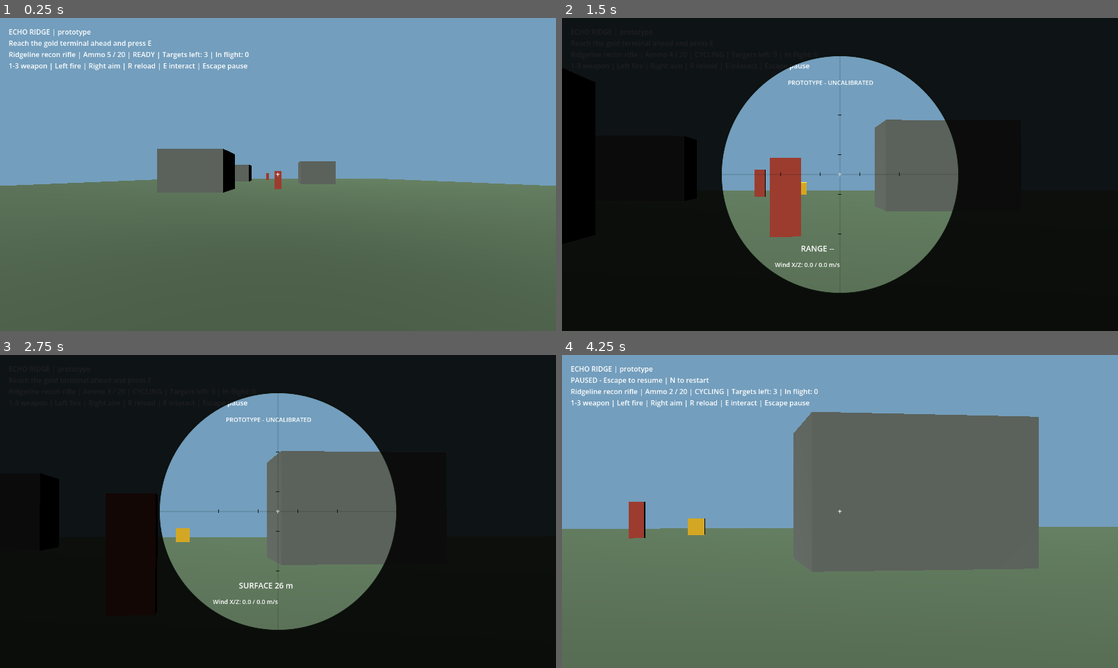
Above: before the commit, frames 1-4 (two rows, left to right).
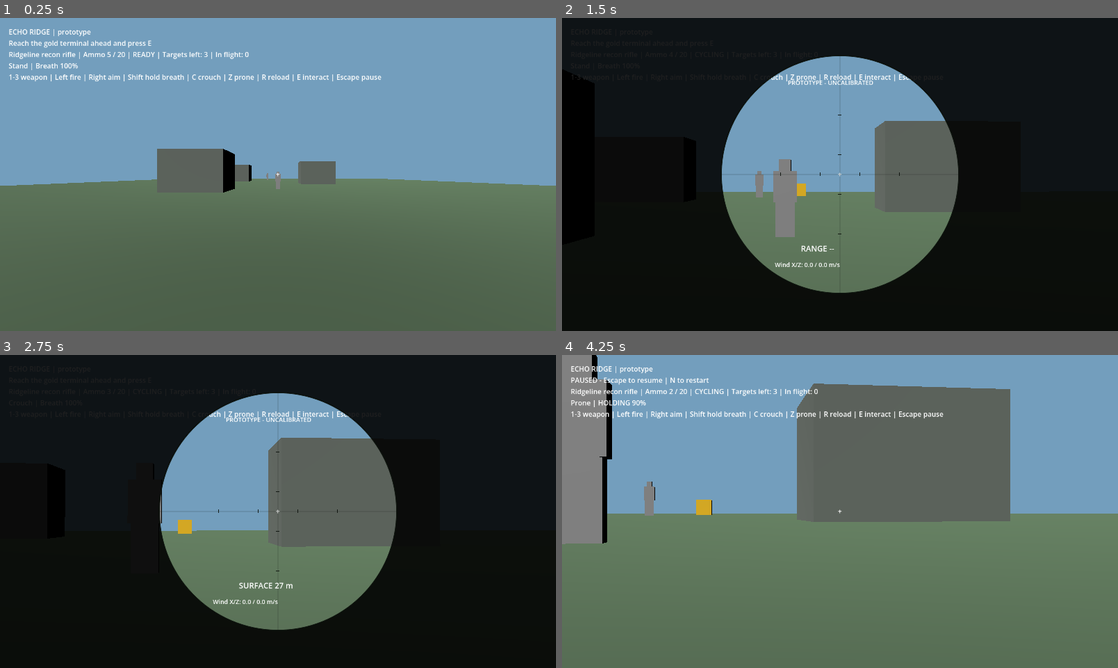
Above: after the commit, the same moments.

Repository: adam656677-oss/sniper
Game: Godot game, scene res://main.tscn
Two runs of this game, one before a commit and one after it. Both use one fixed random seed, a clock stepped at 60 frames per second and the inputs below.
Inputs (mouse positions are in pixels of both pictures, inside the frame that each line leads up to):
- Up to frame 1 (0.25 s): no input
- Up to frame 2 (1.5 s): tap E (interact) at 0.5, 1.25 s; move the mouse to (867, 174) at 0.52 s; hold Right mouse button (aim) 0.53-1.28 s; hold W (move_forward) from 0.53 s (still down); click (867, 174) at 0.8 s; move the mouse to (812, 174) at 1.27 s; click (812, 174) at 1.35 s
- Up to frame 3 (2.75 s): keep holding W (move_forward); tap E (interact) at 1.55, 2 s; move the mouse to (289, 505) at 2.02 s; hold E (interact) from 2.03 s (still down); click (289, 505) at 2.17 s; tap C (crouch, bound only after the commit) at 2.3 s
- Up to frame 4 (4.25 s): keep holding W (move_forward); move the mouse to (834, 517) at 2.77 s; release E (interact) at 2.78 s; tap C (crouch, bound only after the commit) at 2.85 s; click (834, 517) at 2.92 s; tap Shift (hold_breath, bound only after the commit) at 3.05 s; tap E (interact) at 3.5 s; move the mouse to (878, 514) at 3.52 s; hold Shift (hold_breath, bound only after the commit) from 3.53 s (still down); click (878, 514) at 3.67 s; tap Z (prone, bound only after the commit) at 3.8 s; tap Escape (pause) at 4.15 s

The runs differ from the first frame. In frame 1, 1.0% of the frame differs, in the area x 1-69%, y 14-55%; in frame 2, 2.0%; in frame 3, 2.7%; in frame 4, 19%, in the area x 0-100%, y 0-67%.

Commit message:
Add stances, breath-hold sway and hit zones; CI runs the validation script
Checklist items 1.3, 1.4 and 1.7. Player gains a Head pivot and stand,
crouch and prone stances with collider height, eye height, speed and sway
multipliers. AimSway models breath capacity, hold, exhaustion and recovery
and feeds a noise-driven camera offset while aiming. TargetDummy carries
head, torso and limb collision shapes with per-zone damage multipliers;
the weapon rig passes shape index and damage through to the level. The
test range targets are dummy instances. Two new suites (aim, targets).
The build workflow now calls scripts/validate.sh --export so CI and local
validation are one script and every suite in tests/ runs.

Co-Authored-By: Claude Fable 5.1 <noreply@anthropic.com>
Claude-Session: https://claude.ai/code/session_01Eowivxxx5e3dLJLdS68ERi

Diff:
--- a/main.tscn
+++ b/main.tscn
@@ -6,6 +6,7 @@
 [ext_resource type="Script" path="res://scenes/weapons/weapon_rig.gd" id="4"]
 [ext_resource type="Script" path="res://scenes/ui/hud.gd" id="5"]
 [ext_resource type="Script" path="res://scope_overlay.gd" id="6"]
+[ext_resource type="Script" path="res://scenes/weapons/aim_sway.gd" id="7"]
 
 [node name="Mission" type="Node3D"]
 script = ExtResource("1")
@@ -17,6 +18,9 @@
 
 [node name="WeaponRig" type="Node" parent="."]
 script = ExtResource("4")
+
+[node name="AimSway" type="Node" parent="."]
+script = ExtResource("7")
 
 [node name="HUDLayer" type="CanvasLayer" parent="."]
 
--- a/mission.gd
+++ b/mission.gd
@@ -7,6 +7,7 @@
 @onready var player: Player = $Player
 @onready var weapon: WeaponRig = $WeaponRig
 @onready var hud: Label = $HUDLayer/HUD
+@onready var sway: AimSway = $AimSway
 var camera: Camera3D
 
 func _ready() -> void:
@@ -51,6 +52,10 @@
 		weapon.select_weapon(1)
 	elif event.is_action_pressed("weapon_3"):
 		weapon.select_weapon(2)
+	elif event.is_action_pressed("crouch"):
+		player.toggle_stance(Player.Stance.CROUCH)
+	elif event.is_action_pressed("prone"):
+		player.toggle_stance(Player.Stance.PRONE)
 	elif Input.mouse_mode == Input.MOUSE_MODE_CAPTURED:
 		if event.is_action_pressed("fire"):
 			weapon.fire_weapon()
@@ -63,12 +68,30 @@
 		objective = "MISSION COMPLETE - N to restart"
 	elif GameState.paused:
 		objective = "PAUSED - Escape to resume | N to restart"
-	hud.text = "ECHO RIDGE | prototype\n%s\n%s | Ammo %d / %d | %s | Targets left: %d | In flight: %d\n1-3 weapon | Left fire | Right aim | R reload | E interact | Escape pause" % [
-		objective, weapon.profile().display_name, weapon.ammo, weapon.reserve_ammo, weapon.status_text(), level.targets.size(), weapon.projectiles.size()]
+	var stance_name: String = Player.Stance.keys()[player.stance].capitalize()
+	var breath := "Breath %d%%" % int(round(sway.breath_fraction() * 100.0))
+	if sway.exhausted:
+		breath = "WINDED"
+	elif sway.holding:
+		breath = "HOLDING %d%%" % int(round(sway.breath_fraction() * 100.0))
+	hud.text = "ECHO RIDGE | prototype\n%s\n%s | Ammo %d / %d | %s | Targets left: %d | In flight: %d\n%s | %s\n1-3 weapon | Left fire | Right aim | Shift hold breath | C crouch | Z prone | R reload | E interact | Escape pause" % [
+		objective, weapon.profile().display_name, weapon.ammo, weapon.reserve_ammo, weapon.status_text(), level.targets.size(), weapon.projectiles.size(), stance_name, breath]
+
+func is_aiming() -> bool:
+	return camera.fov < 70.0
+
+func advance_sway(delta: float) -> void:
+	sway.stance_multiplier = player.sway_multiplier()
+	if GameState.simulation_active():
+		sway.set_holding(is_aiming() and Input.is_action_pressed("hold_breath"))
+		sway.advance(delta)
+	var offset := sway.offset_degrees() if is_aiming() and GameState.simulation_active() else Vector2.ZERO
+	camera.rotation_degrees = Vector3(offset.y, offset.x, 0.0)
 
 func _physics_process(delta: float) -> void:
 	weapon.advance_weapon(delta)
 	weapon.advance_projectiles(delta)
+	advance_sway(delta)
 	if GameState.finished:
 		weapon.projectiles.clear()
 	update_hud()
--- a/project.godot
+++ b/project.godot
@@ -70,3 +70,15 @@
 "deadzone": 0.5,
 "events": [Object(InputEventKey,"resource_local_to_scene":false,"resource_name":"","device":-1,"window_id":0,"alt_press …(191 unchanged characters)…
 }
+crouch={
+"deadzone": 0.5,
+"events": [Object(InputEventKey,"resource_local_to_scene":false,"resource_name":"","device":-1,"window_id":0,"alt_pressed":false,"shift_pressed":false,"ctrl_pressed":false,"meta_pressed":false,"pressed":false,"keycode":67,"physical_keycode":0,"key_label":0,"unicode":0,"location":0,"echo":false,"script":null)]
+}
+prone={
+"deadzone": 0.5,
+"events": [Object(InputEventKey,"resource_local_to_scene":false,"resource_name":"","device":-1,"window_id":0,"alt_pressed":false,"shift_pressed":false,"ctrl_pressed":false,"meta_pressed":false,"pressed":false,"keycode":90,"physical_keycode":0,"key_label":0,"unicode":0,"location":0,"echo":false,"script":null)]
+}
+hold_breath={
+"deadzone": 0.5,
+"events": [Object(InputEventKey,"resource_local_to_scene":false,"resource_name":"","device":-1,"window_id":0,"alt_pressed":false,"shift_pressed":false,"ctrl_pressed":false,"meta_pressed":false,"pressed":false,"keycode":4194325,"physical_keycode":0,"key_label":0,"unicode":0,"location":0,"echo":false,"script":null)]
+}
--- a/scenes/levels/test_range.gd
+++ b/scenes/levels/test_range.gd
@@ -16,12 +16,25 @@
 	RenderingServer.set_default_clear_color(clear_color)
 	for child in $Targets.get_children():
 		if child is StaticBody3D:
-			targets.append(child)
+			register_target(child)
 
-func on_body_hit(body: Node3D) -> void:
+func register_target(body: StaticBody3D) -> void:
+	targets.append(body)
+	if body.has_signal("died") and not body.died.is_connected(on_target_died):
+		body.died.connect(on_target_died)
+
+func on_target_died(body: Node3D) -> void:
 	if body in targets:
 		targets.erase(body)
 		body.queue_free()
+
+func on_body_hit(body: Node3D, shape_index: int = -1, damage: float = 0.0) -> void:
+	if body == null:
+		return
+	if body.has_method("take_hit"):
+		body.take_hit(shape_index, damage)
+	elif body in targets:
+		on_target_died(body)
 
 func near_terminal(point: Vector3) -> bool:
 	return point.distance_to(terminal_point) < INTERACT_DISTANCE
--- a/scenes/levels/test_range.tscn
+++ b/scenes/levels/test_range.tscn
@@ -1,6 +1,7 @@
-[gd_scene load_steps=17 format=3]
+[gd_scene load_steps=15 format=3]
 
 [ext_resource type="Script" path="res://scenes/levels/test_range.gd" id="1"]
+[ext_resource type="PackedScene" path="res://scenes/targets/target_dummy.tscn" id="2"]
 
 [sub_resource type="BoxMesh" id="ground_mesh"]
 size = Vector3(80, 1, 100)
@@ -19,15 +20,6 @@
 
 [sub_resource type="StandardMaterial3D" id="cover_mat"]
 albedo_color = Color(0.4, 0.43, 0.4, 1)
-
-[sub_resource type="BoxMesh" id="target_mesh"]
-size = Vector3(0.8, 2, 0.6)
-
-[sub_resource type="BoxShape3D" id="target_shape"]
-size = Vector3(0.8, 2, 0.6)
-
-[sub_resource type="StandardMaterial3D" id="target_mat"]
-albedo_color = Color(0.7, 0.25, 0.18, 1)
 
 [sub_resource type="BoxMesh" id="terminal_mesh"]
 size = Vector3(1, 1, 1)
@@ -96,35 +88,14 @@
 [node name="Collision" type="CollisionShape3D" parent="Cover3"]
 shape = SubResource("cover_shape")
 
-[node name="Target1" type="StaticBody3D" parent="Targets"]
+[node name="Target1" parent="Targets" instance=ExtResource("2")]
 transform = Transform3D(1, 0, 0, 0, 1, 0, 0, 0, 1, 0, 1, -20)
 
-[node name="Mesh" type="MeshInstance3D" parent="Targets/Target1"]
-mesh = SubResource("target_mesh")
-material_override = SubResource("target_mat")
-
-[node name="Collision" type="CollisionShape3D" parent="Targets/Target1"]
-shape = SubResource("target_shape")
-
-[node name="Target2" type="StaticBody3D" parent="Targets"]
+[node name="Target2" parent="Targets" instance=ExtResource("2")]
 transform = Transform3D(1, 0, 0, 0, 1, 0, 0, 0, 1, 12, 1, -42)
 
-[node name="Mesh" type="MeshInstance3D" parent="Targets/Target2"]
-mesh = SubResource("target_mesh")
-material_override = SubResource("target_mat")
-
-[node name="Collision" type="CollisionShape3D" parent="Targets/Target2"]
-shape = SubResource("target_shape")
-
-[node name="Target3" type="StaticBody3D" parent="Targets"]
+[node name="Target3" parent="Targets" instance=ExtResource("2")]
 transform = Transform3D(1, 0, 0, 0, 1, 0, 0, 0, 1, -3, 1, -55)
-
-[node name="Mesh" type="MeshInstance3D" parent="Targets/Target3"]
-mesh = SubResource("target_mesh")
-material_override = SubResource("target_mat")
-
-[node name="Collision" type="CollisionShape3D" parent="Targets/Target3"]
-shape = SubResource("target_shape")
 
 [node name="Terminal" type="StaticBody3D" parent="."]
 transform = Transform3D(1, 0, 0, 0, 1, 0, 0, 0, 1, 0, 0.5, -60)
--- a/scenes/player/player.gd
+++ b/scenes/player/player.gd
@@ -1,22 +1,49 @@
 class_name Player
 extends CharacterBody3D
 
-# First-person player body. Movement and look only; weapons live in WeaponRig.
+# First-person player body: movement, look and stance. Weapons live in WeaponRig.
 
-const WALK_SPEED := 5.0
+enum Stance { STAND, CROUCH, PRONE }
+
 const GRAVITY := 20.0
 const FALL_RESET_Y := -15.0
 const LOOK_SENSITIVITY := 0.002
 const SCOPED_SENSITIVITY := 0.0007
 const PITCH_LIMIT := 1.4
+const STANCE_HEIGHT := {Stance.STAND: 1.8, Stance.CROUCH: 1.2, Stance.PRONE: 0.6}
+const STANCE_EYE_HEIGHT := {Stance.STAND: 0.65, Stance.CROUCH: 0.35, Stance.PRONE: 0.05}
+const STANCE_SPEED := {Stance.STAND: 5.0, Stance.CROUCH: 2.5, Stance.PRONE: 1.0}
+const STANCE_SWAY := {Stance.STAND: 1.0, Stance.CROUCH: 0.6, Stance.PRONE: 0.3}
 
-@onready var camera: Camera3D = $Camera3D
+@onready var head: Node3D = $Head
+@onready var camera: Camera3D = $Head/Camera3D
+@onready var collider: CollisionShape3D = $Collision
 var spawn_point := Vector3(0, 1, 3)
+var stance := Stance.STAND
 
 func look(relative: Vector2) -> void:
 	var sensitivity := SCOPED_SENSITIVITY if camera.fov < 30.0 else LOOK_SENSITIVITY
 	rotate_y(-relative.x * sensitivity)
-	camera.rotation.x = clampf(camera.rotation.x - relative.y * sensitivity, -PITCH_LIMIT, PITCH_LIMIT)
+	head.rotation.x = clampf(head.rotation.x - relative.y * sensitivity, -PITCH_LIMIT, PITCH_LIMIT)
+
+func set_stance(value: Stance) -> bool:
+	if not GameState.simulation_active() or not STANCE_HEIGHT.has(value):
+		return false
+	stance = value
+	var capsule := collider.shape as CapsuleShape3D
+	if capsule:
+		capsule.height = STANCE_HEIGHT[value]
+	head.position.y = STANCE_EYE_HEIGHT[value]
+	return true
+
+func toggle_stance(value: Stance) -> bool:
+	return set_stance(Stance.STAND if stance == value else value)
+
+func move_speed() -> float:
+	return STANCE_SPEED[stance]
+
+func sway_multiplier() -> float:
+	return STANCE_SWAY[stance]
 
 func respawn() -> void:
 	position = spawn_point
@@ -34,8 +61,8 @@
 		input.x = Input.get_action_strength("move_right") - Input.get_action_strength("move_left")
 		input.z = Input.get_action_strength("move_back") - Input.get_action_strength("move_forward")
 	var direction := basis * input.normalized()
-	velocity.x = direction.x * WALK_SPEED
-	velocity.z = direction.z * WALK_SPEED
+	velocity.x = direction.x * move_speed()
+	velocity.z = direction.z * move_speed()
 	if is_on_floor():
 		velocity.y = 0.0
 	else:
--- a/scenes/player/player.tscn
+++ b/scenes/player/player.tscn
@@ -12,7 +12,9 @@
 [node name="Collision" type="CollisionShape3D" parent="."]
 shape = SubResource("capsule")
 
-[node name="Camera3D" type="Camera3D" parent="."]
+[node name="Head" type="Node3D" parent="."]
 transform = Transform3D(1, 0, 0, 0, 1, 0, 0, 0, 1, 0, 0.65, 0)
+
+[node name="Camera3D" type="Camera3D" parent="Head"]
 current = true
 fov = 75.0
--- /dev/null
+++ b/scenes/targets/target_dummy.gd
@@ -0,0 +1,37 @@
+class_name TargetDummy
+extends StaticBody3D
+
+# Shootable dummy with hit zones. Each CollisionShape3D child carries a "zone"
+# metadata string; damage is multiplied per zone. Emits died once.
+
+signal died(target: TargetDummy)
+
+const ZONE_MULTIPLIER := {"head": 10.0, "torso": 1.0, "limb": 0.4}
+
+@export var max_health := 100.0
+var health := 100.0
+
+func _ready() -> void:
+	health = max_health
+
+func is_alive() -> bool:
+	return health > 0.0
+
+func zone_for_shape(shape_index: int) -> String:
+	if shape_index < 0:
+		return "torso"
+	var owner_id := shape_find_owner(shape_index)
+	var node := shape_owner_get_owner(owner_id)
+	if node and node.has_meta("zone"):
+		return String(node.get_meta("zone"))
+	return "torso"
+
+func take_hit(shape_index: int, damage: float) -> float:
+	if not is_alive():
+		return 0.0
+	var zone := zone_for_shape(shape_index)
+	var dealt: float = maxf(damage, 0.0) * float(ZONE_MULTIPLIER.get(zone, 1.0))
+	health = maxf(0.0, health - dealt)
+	if health == 0.0:
+		died.emit(self)
+	return dealt
--- /dev/null
+++ b/scenes/targets/target_dummy.tscn
@@ -0,0 +1,48 @@
+[gd_scene load_steps=8 format=3]
+
+[ext_resource type="Script" path="res://scenes/targets/target_dummy.gd" id="1"]
+
+[sub_resource type="BoxShape3D" id="head_shape"]
+size = Vector3(0.3, 0.3, 0.3)
+
+[sub_resource type="BoxShape3D" id="torso_shape"]
+size = Vector3(0.6, 0.8, 0.35)
+
+[sub_resource type="BoxShape3D" id="legs_shape"]
+size = Vector3(0.5, 0.9, 0.3)
+
+[sub_resource type="BoxMesh" id="head_mesh"]
+size = Vector3(0.3, 0.3, 0.3)
+
+[sub_resource type="BoxMesh" id="torso_mesh"]
+size = Vector3(0.6, 0.8, 0.35)
+
+[sub_resource type="BoxMesh" id="legs_mesh"]
+size = Vector3(0.5, 0.9, 0.3)
+
+[node name="TargetDummy" type="StaticBody3D"]
+script = ExtResource("1")
+
+[node name="Head" type="CollisionShape3D" parent="."]
+transform = Transform3D(1, 0, 0, 0, 1, 0, 0, 0, 1, 0, 0.85, 0)
+shape = SubResource("head_shape")
+metadata/zone = "head"
+
+[node name="HeadMesh" type="MeshInstance3D" parent="Head"]
+mesh = SubResource("head_mesh")
+
+[node name="Torso" type="CollisionShape3D" parent="."]
+transform = Transform3D(1, 0, 0, 0, 1, 0, 0, 0, 1, 0, 0.3, 0)
+shape = SubResource("torso_shape")
+metadata/zone = "torso"
+
+[node name="TorsoMesh" type="MeshInstance3D" parent="Torso"]
+mesh = SubResource("torso_mesh")
+
+[node name="Legs" type="CollisionShape3D" parent="."]
+transform = Transform3D(1, 0, 0, 0, 1, 0, 0, 0, 1, 0, -0.55, 0)
+shape = SubResource("legs_shape")
+metadata/zone = "limb"
+
+[node name="LegsMesh" type="MeshInstance3D" parent="Legs"]
+mesh = SubResource("legs_mesh")
--- /dev/null
+++ b/scenes/weapons/aim_sway.gd
@@ -0,0 +1,64 @@
+class_name AimSway
+extends Node
+
+# Breath-hold and sway model. Produces a small angular offset in degrees that the
+# mission applies to the camera while aiming. Fictional tuning.
+
+const BASE_AMPLITUDE_DEG := 0.35
+const HOLD_MULTIPLIER := 0.25
+const EXHAUSTED_MULTIPLIER := 2.0
+const BREATH_CAPACITY := 6.0
+const BREATH_RECOVERY_PER_SECOND := 0.75
+const RECOVERY_FRACTION := 0.35
+const NOISE_SPEED := 0.6
+
+var breath := BREATH_CAPACITY
+var holding := false
+var exhausted := false
+var stance_multiplier := 1.0
+var time := 0.0
+var noise := FastNoiseLite.new()
+
+func _ready() -> void:
+	noise.seed = 1337
+	noise.frequency = 1.0
+
+func breath_fraction() -> float:
+	return breath / BREATH_CAPACITY
+
+func can_hold() -> bool:
+	return not exhausted and breath > 0.0
+
+func set_holding(value: bool) -> bool:
+	if value and not can_hold():
+		holding = false
+		return false
+	holding = value
+	return holding
+
+func amplitude_degrees() -> float:
+	var amplitude := BASE_AMPLITUDE_DEG * stance_multiplier
+	if exhausted:
+		amplitude *= EXHAUSTED_MULTIPLIER
+	elif holding:
+		amplitude *= HOLD_MULTIPLIER
+	return amplitude
+
+func advance(delta: float) -> void:
+	var dt := maxf(delta, 0.0)
+	time += dt * (0.5 if holding else 1.0)
+	if holding:
+		breath = maxf(0.0, breath - dt)
+		if breath == 0.0:
+			holding = false
+			exhausted = true
+	else:
+		breath = minf(BREATH_CAPACITY, breath + BREATH_RECOVERY_PER_SECOND * dt)
+		if exhausted and breath >= BREATH_CAPACITY * RECOVERY_FRACTION:
+			exhausted = false
+
+func offset_degrees() -> Vector2:
+	var amplitude := amplitude_degrees()
+	var x := noise.get_noise_1d(time * NOISE_SPEED * 100.0)
+	var y := noise.get_noise_1d(time * NOISE_SPEED * 100.0 + 5000.0)
+	return Vector2(x, y) * amplitude
--- a/scenes/weapons/weapon_rig.gd
+++ b/scenes/weapons/weapon_rig.gd
@@ -15,7 +15,7 @@
 const PROJECTILE_LIFETIME := 3.0
 const SUBSTEP := 1.0 / 120.0
 
-signal body_hit(body: Node3D)
+signal body_hit(body: Node3D, shape_index: int, damage: float)
 
 var profiles: Array[WeaponProfile] = []
 var active := 0
@@ -107,7 +107,7 @@
 		var finish := origin + camera.global_basis * local_direction * current.max_range
 		var hit := Ballistics.trace_segment(space, origin, finish, excluded)
 		if not hit.is_empty():
-			body_hit.emit(hit.collider)
+			body_hit.emit(hit.collider, int(hit.get("shape", -1)), current.damage)
 	return true
 
 func advance_projectiles(delta: float) -> void:
@@ -133,7 +133,7 @@
 				finish = start.move_toward(finish, range_left)
 			var hit := Ballistics.trace_segment(space, start, finish, excluded)
 			if not hit.is_empty():
-				body_hit.emit(hit.collider)
+				body_hit.emit(hit.collider, int(hit.get("shape", -1)), shot_profile.damage)
 				removed = true
 				break
 			projectile.position = finish
--- /dev/null
+++ b/tests/aim.gd
@@ -0,0 +1,67 @@
+extends SceneTree
+
+var failures := 0
+var state: Node
+
+func check(condition: bool, label: String) -> void:
+	if condition:
+		print("PASS: " + label)
+	else:
+		failures += 1
+		push_error("FAIL: " + label)
+
+func _initialize() -> void:
+	call_deferred("run_tests")
+
+func run_tests() -> void:
+	state = root.get_node("GameState")
+	var game = load("res://main.tscn").instantiate()
+	root.add_child(game)
+	await process_frame
+	var player = game.player
+	var sway = game.sway
+	check(player.stance == player.Stance.STAND and player.move_speed() == 5.0, "Player starts standing")
+	check(player.toggle_stance(player.Stance.CROUCH) and player.stance == player.Stance.CROUCH, "Crouch toggles on")
+	check(player.collider.shape.height < 1.8 and player.head.position.y < 0.65, "Crouch lowers collider and eye height")
+	check(player.move_speed() < 5.0, "Crouch slows movement")
+	check(player.toggle_stance(player.Stance.CROUCH) and player.stance == player.Stance.STAND, "Crouch toggles off")
+	check(player.toggle_stance(player.Stance.PRONE) and player.stance == player.Stance.PRONE, "Prone toggles on")
+	check(player.move_speed() < 2.5 and player.sway_multiplier() < 0.6, "Prone is slowest and steadiest")
+	var prone_amplitude: float = 0.0
+	sway.stance_multiplier = player.sway_multiplier()
+	prone_amplitude = sway.amplitude_degrees()
+	player.set_stance(player.Stance.CROUCH)
+	sway.stance_multiplier = player.sway_multiplier()
+	var crouch_amplitude: float = sway.amplitude_degrees()
+	player.set_stance(player.Stance.STAND)
+	sway.stance_multiplier = player.sway_multiplier()
+	var stand_amplitude: float = sway.amplitude_degrees()
+	check(prone_amplitude < crouch_amplitude and crouch_amplitude < stand_amplitude, "Sway amplitude orders prone < crouch < stand")
+	state.set_paused(true)
+	check(not player.set_stance(player.Stance.PRONE) and player.stance == player.Stance.STAND, "Pause blocks stance changes")
+	state.set_paused(false)
+	check(sway.set_holding(true) and sway.holding, "Breath can be held when rested")
+	check(sway.amplitude_degrees() < stand_amplitude * 0.5, "Holding breath steadies the aim")
+	sway.advance(3.0)
+	check(sway.breath_fraction() < 1.0 and sway.holding, "Holding drains breath")
+	sway.advance(4.0)
+	check(not sway.holding and sway.exhausted and sway.breath_fraction() == 0.0, "Empty lungs force release and exhaustion")
+	check(sway.amplitude_degrees() > stand_amplitude, "Exhaustion worsens sway")
+	check(not sway.set_holding(true) and not sway.holding, "Cannot hold breath while exhausted")
+	sway.advance(1.0)
+	check(sway.exhausted, "Short rest does not recover")
+	sway.advance(4.0)
+	check(not sway.exhausted and sway.can_hold(), "Rest recovers the ability to hold")
+	var offset: Vector2 = sway.offset_degrees()
+	check(absf(offset.x) <= sway.amplitude_degrees() and absf(offset.y) <= sway.amplitude_degrees(), "Sway offset stays within amplitude")
+	game.camera.fov = 25.0
+	game.advance_sway(0.016)
+	check(absf(game.camera.rotation_degrees.x - game.sway.offset_degrees().y) < 0.001 and game.camera.rotation_degrees.x != 0.0, "Sway is applied to the camera while aiming")
+	game.camera.fov = 75.0
+	game.advance_sway(0.016)
+	check(game.camera.rotation_degrees == Vector3.ZERO, "Sway clears when not aiming")
+	game.queue_free()
+	await process_frame
+	if failures == 0:
+		print("AIM TESTS PASSED")
+	quit(0 if failures == 0 else 1)
--- /dev/null
+++ b/tests/targets.gd
@@ -0,0 +1,71 @@
+extends SceneTree
+
+var failures := 0
+var state: Node
+var deaths := 0
+
+func on_died(_target: Node) -> void:
+	deaths += 1
+
+func check(condition: bool, label: String) -> void:
+	if condition:
+		print("PASS: " + label)
+	else:
+		failures += 1
+		push_error("FAIL: " + label)
+
+func shape_index(body: CollisionObject3D, node_name: String) -> int:
+	var node: CollisionShape3D = body.get_node(node_name)
+	for owner_id in body.get_shape_owners():
+		if body.shape_owner_get_owner(owner_id) == node:
+			return body.shape_owner_get_shape_index(owner_id, 0)
+	return -1
+
+func _initialize() -> void:
+	call_deferred("run_tests")
+
+func run_tests() -> void:
+	state = root.get_node("GameState")
+	var game = load("res://main.tscn").instantiate()
+	root.add_child(game)
+	game.set_physics_process(false)
+	await physics_frame
+	await physics_frame
+	var level = game.level
+	check(level.targets.size() == 3 and level.targets[0].has_method("take_hit"), "Range targets are dummies with hit zones")
+	var dummy = level.targets[0]
+	var head := shape_index(dummy, "Head")
+	var torso := shape_index(dummy, "Torso")
+	var legs := shape_index(dummy, "Legs")
+	check(head >= 0 and torso >= 0 and legs >= 0, "Hit zone shapes resolve")
+	check(dummy.zone_for_shape(head) == "head" and dummy.zone_for_shape(torso) == "torso" and dummy.zone_for_shape(legs) == "limb", "Shapes map to zones")
+	check(dummy.zone_for_shape(-1) == "torso", "Unknown shape defaults to torso")
+	check(is_equal_approx(dummy.take_hit(legs, 50.0), 20.0) and dummy.is_alive(), "Limb hit deals reduced damage")
+	check(is_equal_approx(dummy.take_hit(torso, 50.0), 50.0) and dummy.is_alive(), "Torso hit deals full damage")
+	dummy.died.connect(on_died)
+	check(dummy.take_hit(torso, 50.0) > 0.0 and not dummy.is_alive(), "Torso damage accumulates to a kill")
+	check(dummy.take_hit(torso, 50.0) == 0.0, "Dead target takes no more damage")
+	check(deaths == 1 and dummy not in level.targets and level.targets.size() == 2, "Death removes the target from the level once")
+	await process_frame
+	check(not is_instance_valid(dummy), "Dead target is freed")
+	var second = level.targets[0]
+	check(second.take_hit(shape_index(second, "Head"), 90.0) > 0.0 and not second.is_alive(), "Rifle headshot is lethal")
+	await process_frame
+	var third = level.targets[0]
+	third.take_hit(shape_index(third, "Torso"), 90.0)
+	check(third.is_alive(), "Single rifle torso hit is survivable")
+	# Live shot: aim the rifle at the remaining dummy's head from 15 m.
+	state.set_paused(false)
+	game.weapon.select_weapon(0)
+	game.camera.global_position = third.global_position + Vector3(0, 0.85, 15)
+	game.camera.global_rotation = Vector3.ZERO
+	game.weapon.shot_remaining = 0.0
+	check(game.weapon.fire_weapon(), "Rifle fires at the dummy")
+	game.weapon.advance_projectiles(0.1)
+	check(not third.is_alive() and level.targets.is_empty(), "Projectile headshot kills the last target")
+	await process_frame
+	game.queue_free()
+	await process_frame
+	if failures == 0:
+		print("TARGET TESTS PASSED")
+	quit(0 if failures == 0 else 1)
Not shown: 1 places in main.tscn that only renumber resources
Not shown, added: scenes/targets/target_dummy.gd.uid
Not shown, added: scenes/weapons/aim_sway.gd.uid
Not shown, added: tests/aim.gd.uid
Not shown, added: tests/targets.gd.uid
Not shown, changed: docs/CHECKLIST.md
Not shown, changed: docs/VALIDATION.md
Not shown, changed: scripts/validate.sh
